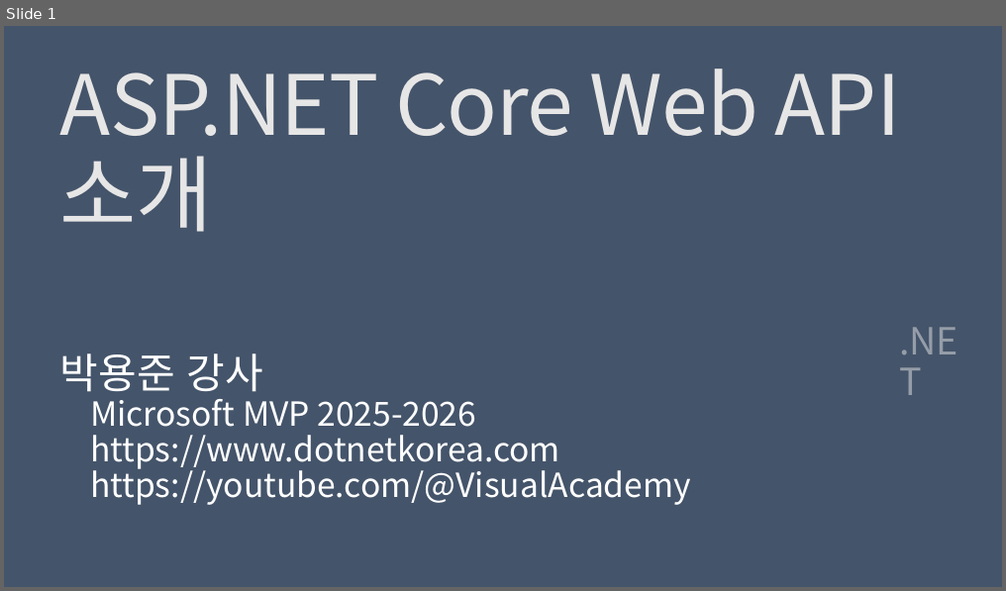
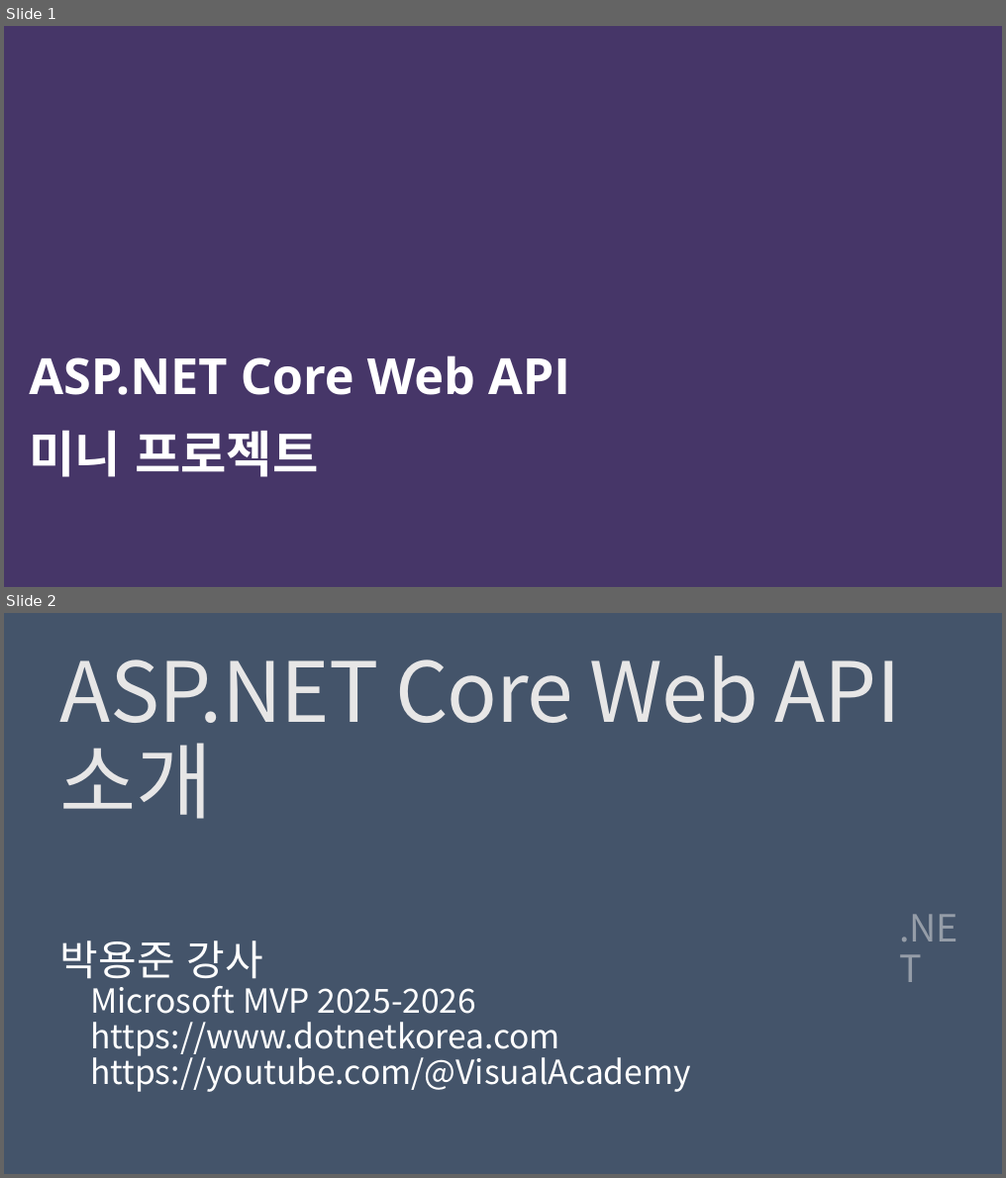
Before and after one commit to VisualAcademy/Presentations, a slide deck: ASP.NET Core/ASP.NET Core Web API 표지.pptx. Shown one above the other, each under a label of ours: slide 1 before the commit, slides 1 and 2 after it. The pictures are 1006x591 and 1006x1178 pixels, drawn with LibreOffice and Linux fonts; fonts in the diff are those of the drawing; background and template pictures are left out. Boxes give left, top, right and bottom in pixels: in the first picture for what was removed or moved away, otherwise in the second. Text is boxed around its words. In the diff, an @@ line names an element or a change of style, - is before the commit and + after.

```diff
--- a/ASP.NET Core/ASP.NET Core Web API 표지.pptx
+++ b/ASP.NET Core/ASP.NET Core Web API 표지.pptx
@@ slide 1 added at bbox=[4, 26, 1002, 587], background #463668 @@
@@ title added at bbox=[29, 356, 570, 477], 48 pt, text #FFFFFF, bold @@
+ASP.NET Core Web API
+미니 프로젝트
@@ what was slide 1 is now slide 2 @@
```
Also in this commit, not shown: 2 other files.
